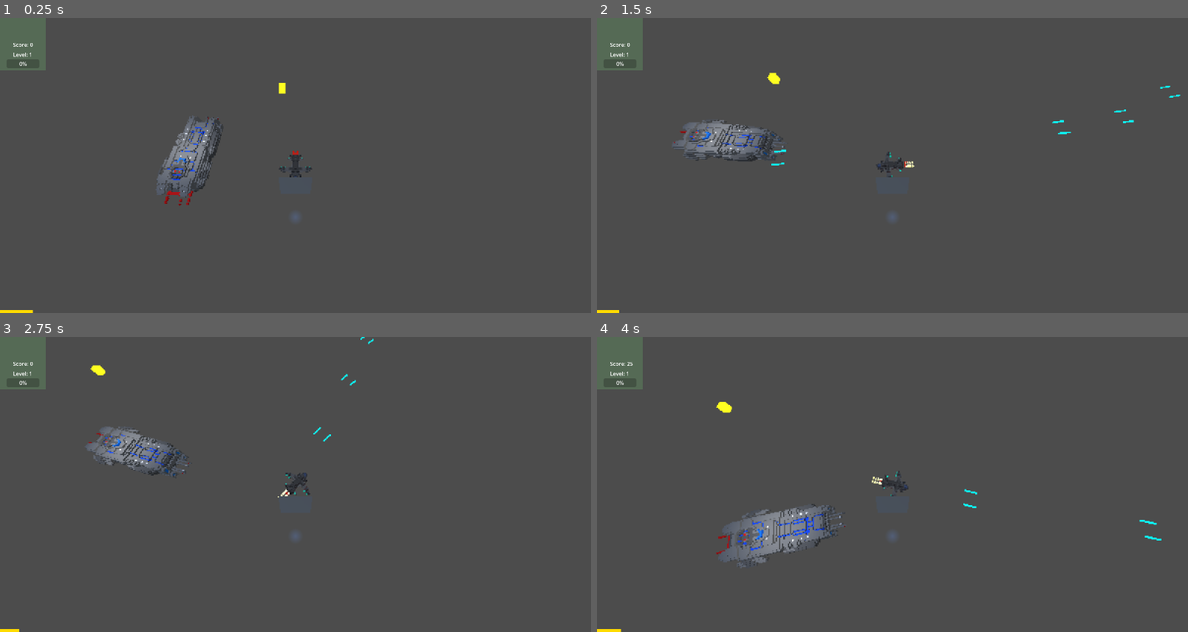
Above: before the commit, frames 1-4 (two rows, left to right).
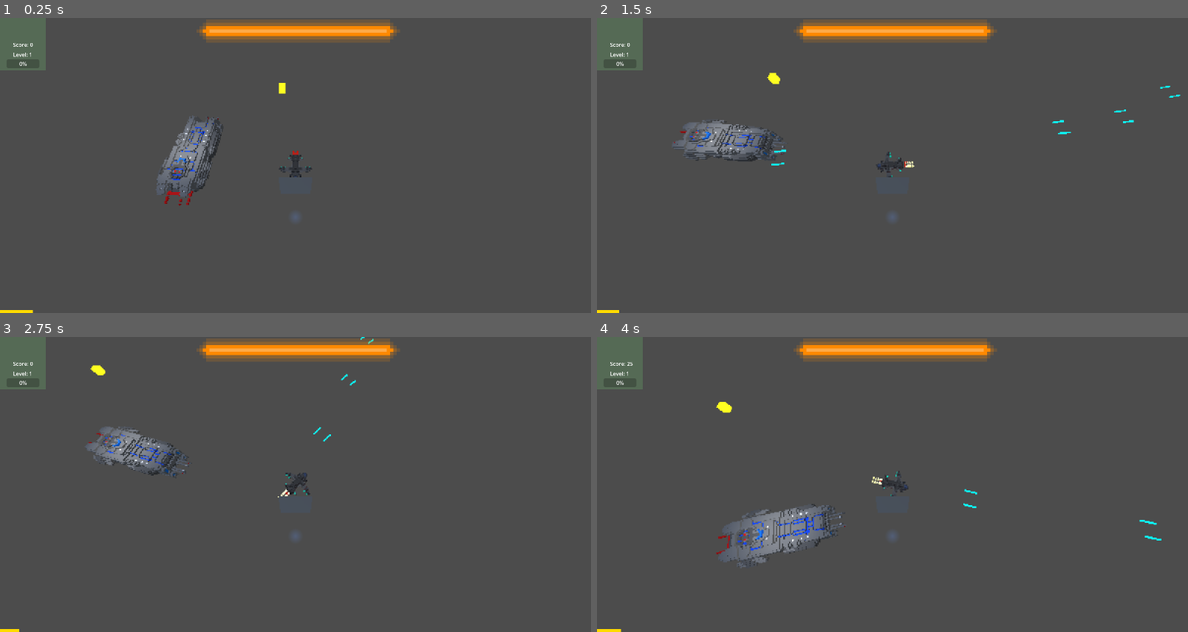
Above: after the commit, the same moments.

Repository: EvergreenSpock/Space-Survivors
Game: Godot game, scene res://Scenes/main_scene.tscn
Same seed, same stepped clock (60 frames per second), same inputs: the game is played once before the commit and once after it. A sky picture missing from this copy of the repository is replaced by a grey-blue gradient.
Inputs (mouse positions are in pixels of both pictures, inside the frame that each line leads up to):
- Up to frame 1 (0.25 s): no input
- Up to frame 2 (1.5 s): tap Enter (interact) at 0.5, 1.35 s; move the mouse to (1022, 150) at 0.52 s; hold Right (move_right) 0.53-1.28 s; hold Shift (boost) 0.53-1.28 s; move the mouse to (774, 180) at 1.27 s; hold S (move_back) from 1.28 s (still down)
- Up to frame 3 (2.75 s): move the mouse to (354, 419) at 2.02 s; release S (move_back) at 2.03 s; hold Right (move_right) from 2.03 s (still down); hold Shift (boost) from 2.03 s (still down)
- Up to frame 4 (4 s): move the mouse to (862, 543) at 2.77 s; release Right (move_right) at 2.78 s; release Shift (boost) at 2.78 s; hold W (move_forward) 2.78-3.53 s; tap Enter (interact) at 2.85 s; move the mouse to (1069, 528) at 3.52 s; hold Left (move_left) from 3.53 s (still down); hold Shift (boost) from 3.53 s (still down)

The runs differ from the first frame. In frame 1, 2.5% of the frame differs, in the area x 33-68%, y 0-9%; in frame 2, 2.5%; in frame 3, 2.5%; in frame 4, 2.5%.

Commit message:
Broken Health Bar Commit

Diff:
--- /dev/null
+++ b/Scenes/HealthBar.tscn
@@ -0,0 +1,24 @@
+[gd_scene load_steps=3 format=3 uid="uid://ddsy61x2i4153"]
+
+[ext_resource type="Texture2D" uid="uid://dg3nn16o1g2gn" path="res://bars/HP Bar.png" id="1_25q3q"]
+[ext_resource type="Texture2D" uid="uid://cihxboleilr3t" path="res://bars/HP Border.png" id="2_2s5sm"]
+
+[node name="HealthBar" type="Control"]
+layout_mode = 3
+anchors_preset = 5
+anchor_left = 0.5
+anchor_right = 0.5
+offset_left = -2.0
+offset_right = 2.0
+offset_bottom = 4.0
+grow_horizontal = 2
+
+[node name="HpBar" type="Sprite2D" parent="."]
+position = Vector2(0, 65)
+scale = Vector2(10, 10)
+texture = ExtResource("1_25q3q")
+
+[node name="HpBorder" type="Sprite2D" parent="."]
+position = Vector2(0, 65)
+scale = Vector2(10, 10)
+texture = ExtResource("2_2s5sm")
--- a/Scenes/enemy_spawner.gd
+++ b/Scenes/enemy_spawner.gd
@@ -53,4 +53,4 @@
 	enemy_container.add_child(enemy)
 	current_enemies.append(enemy)
 	#enemy.global_position = spawn_position
-	print("Enemy initial position (pre-add): ", spawn_position)
+	#print("Enemy initial position (pre-add): ", spawn_position)
--- /dev/null
+++ b/Scenes/health_bar.gd
@@ -0,0 +1,19 @@
+extends Control
+
+@onready var hp_bar = $HpBar
+@onready var player = $"../.."
+@onready var set_hp_bar_length = false
+# Called when the node enters the scene tree for the first time.
+func _ready() -> void:
+	pass
+
+
+# Called every frame. 'delta' is the elapsed time since the previous frame.
+func _process(delta: float) -> void:
+	pass
+
+
+func _on_player_health_depleted(max_health, remaining) -> void:
+	var ratio := float(remaining) / float(max_health)
+	hp_bar.scale.x = 10.0 * ratio
+	print("Updated HP bar scale:", hp_bar.scale.x)
--- /dev/null
+++ b/Scenes/hp_bar.gd
@@ -0,0 +1,13 @@
+extends Sprite2D
+
+@onready var hp_bar = $"."
+@onready var player = get_node("../../")
+
+# Called when the node enters the scene tree for the first time.
+func _ready() -> void:
+	pass # Replace with function body.
+
+
+# Called every frame. 'delta' is the elapsed time since the previous frame.
+func _process(delta: float) -> void:
+	hp_bar.scale.x = player.health/player.max_health
--- a/Scenes/main_scene.tscn
+++ b/Scenes/main_scene.tscn
@@ -7,6 +7,8 @@
 [ext_resource type="Script" uid="uid://crwcjkj3lujl7" path="res://Scripts/fuel_meter.gd" id="3_x6ack"]
 [ext_resource type="PackedScene" uid="uid://cgp6fcnhlaaqu" path="res://Scenes/enemy.tscn" id="5_iacmt"]
 [ext_resource type="PackedScene" uid="uid://cuaunexgikqy" path="res://Scenes/reward_screen.tscn" id="5_m1efj"]
+[ext_resource type="PackedScene" uid="uid://ddsy61x2i4153" path="res://Scenes/HealthBar.tscn" id="6_mai8y"]
+[ext_resource type="Script" uid="uid://3g7smaxen4l7" path="res://Scenes/health_bar.gd" id="7_76v2p"]
 [ext_resource type="PackedScene" uid="uid://cll7f8v3dpl34" path="res://Scenes/xp_orb.tscn" id="7_maf8m"]
 [ext_resource type="Script" uid="uid://b501v7kgpx7xt" path="res://Scenes/enemy_spawner.gd" id="8_huasi"]
 
@@ -49,6 +51,9 @@
 
 [node name="RewardScreen" parent="Player/PlayerCamera" instance=ExtResource("5_m1efj")]
 
+[node name="HealthBar" parent="Player/PlayerCamera" instance=ExtResource("6_mai8y")]
+script = ExtResource("7_76v2p")
+
 [node name="MeshInstance3D" type="MeshInstance3D" parent="Player"]
 
 [node name="WorldEnvironment" type="WorldEnvironment" parent="."]
@@ -78,3 +83,5 @@
 transform = Transform3D(12.5699, 0, 0, 0, 25.3539, 0, 0, 0, 10.9565, -1000, 2, 1000)
 script = ExtResource("8_huasi")
 enemy_scene = ExtResource("5_iacmt")
+
+[connection signal="health_depleted" from="Player" to="Player/PlayerCamera/HealthBar" method="_on_player_health_depleted"]
--- a/Scenes/reward_cards.gd
+++ b/Scenes/reward_cards.gd
@@ -1,5 +1,6 @@
 extends Control
 
+# UI node references for card slots and labels
 @onready var left_card = $LeftCard
 @onready var middle_card = $MiddleCard
 @onready var right_card = $RightCard
@@ -11,9 +12,12 @@
 @onready var left_card_weapon_desc = $LeftCard/WeaponDescription
 @onready var middle_card_weapon_desc = $MiddleCard/WeaponDescription
 @onready var right_card_weapon_desc = $RightCard/WeaponDescription
+@onready var reward_screen = get_tree().get_root().get_node_or_null("Main Scene/Player/PlayerCamera/RewardScreen")
 
+# Random number generator for upgrade selection
 var rng = RandomNumberGenerator.new()
 
+# Rarity appearance and effects
 var rarities = {
 	"Common": Color("ffffff"),
 	"Uncommon": Color("55ff55"),
@@ -21,6 +25,15 @@
 	"Legendary": Color("ffcc00")
 }
 
+# Upgrade effect multipliers by rarity
+var rarity_value_multipliers = {
+	"Common": 1.0,
+	"Uncommon": 1.5,
+	"Rare": 2.0,
+	"Legendary": 3.0
+}
+
+# Weighted rarity chances
 var rarity_weights = {
 	"Common": 60,
 	"Uncommon": 25,
@@ -28,36 +41,40 @@
 	"Legendary": 3
 }
 
+# Upgrade pools by category
 var early_upgrades = [
-	{"name": "Health Upgrade", "desc": "+25 Max Health"},
-	{"name": "Fuel Capacity", "desc": "+20 Max Fuel"},
-	{"name": "Basic Weapon Damage", "desc": "+10% Bullet Damage"}
+	{"name": "Health Upgrade", "desc": "+25 Max Health", "id": "max_health_upgrade", "value": 25},
+	{"name": "Fuel Capacity", "desc": "+20 Max Fuel", "id": "max_fuel_upgrade", "value": 20},
+	{"name": "Basic Weapon Damage", "desc": "+10% Bullet Damage", "id": "start_gun_damage_percentage_upgrade", "value": 0.10}
 ]
 
 var advanced_upgrades = [
-	{"name": "Shield System", "desc": "Grants regenerating shields"},
-	{"name": "Shotgun Weapon", "desc": "Unlocks a powerful short-range weapon"},
-	{"name": "Ship Roll", "desc": "Gain evasive roll movement"}
+	{"name": "Shield System", "desc": "Grants regenerating shields", "id": "shield_upgrade_bool"},
+	{"name": "Shotgun Weapon", "desc": "Unlocks a powerful short-range weapon", "id": "shotgun_upgrade_bool"},
+	{"name": "Ship Roll", "desc": "Gain evasive roll movement", "id": "evasive_upgrade_bool"}
 ]
 
 var shotgun_upgrades = [
-	{"name": "Shotgun Fire-Rate", "desc": "Increases shotgun fire rate"},
-	{"name": "Shotgun Damage", "desc": "+20% Shotgun Damage"},
-	{"name": "Shotgun Bullet Speed", "desc": "Faster shotgun bullets"}
+	{"name": "Shotgun Fire-Rate", "desc": "Increases shotgun fire rate", "id": "shotgun_fire_rate_upgrade", "value": 0.15},
+	{"name": "Shotgun Damage", "desc": "+20% Shotgun Damage", "id": "shotgun_damage_percentage_upgrade", "value": 0.2},
+	{"name": "Shotgun Bullet Speed", "desc": "Faster shotgun bullets", "id": "shotgun_bullet_speed_upgrade", "value": 1}
 ]
 
 var ship_roll_upgrades = [
-	{"name": "Roll Cooldown Reduction", "desc": "Roll more frequently"},
-	{"name": "Roll Burst Effect", "desc": "Explosion after roll"}
+	{"name": "Roll Cooldown Reduction", "desc": "Roll more frequently", "id": "roll_cooldown_reduction", "value": 0.2},
+	{"name": "Roll Burst Effect", "desc": "Explosion after roll", "id": "explosive_roll_burst_bool_upgrade"}
 ]
 
 var shield_upgrades = [
-	{"name": "Shield Strength", "desc": "+25% Shield Capacity"},
-	{"name": "Shield Recharge Rate", "desc": "Faster shield recharge"}
+	{"name": "Shield Strength", "desc": "+25% Shield Capacity", "id": "max_shield_percentage_upgrade", "value": 0.25},
+	{"name": "Shield Recharge Rate", "desc": "Faster shield recharge", "id": "faster_shield_regen_cooldown_upgrade", "value": 1}
 ]
 
+# Internal tracking for card content and chosen upgrades
 var card_slots = []
+var selected_upgrades = []
 
+# Initialize the card slots after one frame
 func _ready() -> void:
 	rng.randomize()
 	await get_tree().process_frame
@@ -67,55 +84,96 @@
 		{"title": right_card_weapon_title, "desc": right_card_weapon_desc, "node": right_card}
 	]
 
+# When reward screen is shown, populate options
 func _on_reward_screen_visibility_changed() -> void:
 	_populate_cards()
 
+# Core logic to populate 3 upgrade cards
 func _populate_cards():
 	if card_slots.size() < 3:
-		push_error("Card slots not initialized yet!")
+		#push_error("Card slots not initialized yet!")
 		return
 
+	selected_upgrades.clear()
+
 	for i in range(3):
-		var upgrade = get_random_upgrade(Global.player_level)
+		var base_upgrade = get_random_upgrade(Global.player_level)
 		var rarity_key = get_weighted_rarity()
 		var rarity_color = rarities[rarity_key]
+		var multiplier = rarity_value_multipliers.get(rarity_key, 1.0)
 
-		if card_slots[i]["title"] != null:
-			card_slots[i]["title"].text = "%s: %s" % [rarity_key, upgrade["name"]]
-		if card_slots[i]["desc"] != null:
-			card_slots[i]["desc"].text = upgrade["desc"]
-		if card_slots[i]["node"] != null:
-			card_slots[i]["node"].modulate = rarity_color
+		var upgrade = base_upgrade.duplicate()
+		upgrade["rarity"] = rarity_key
 
+		if upgrade.has("value"):
+			var scaled_value
+			if typeof(upgrade["value"]) == TYPE_INT:
+				scaled_value = int(upgrade["value"] * multiplier)
+			else:
+				scaled_value = float(upgrade["value"] * multiplier)
+			upgrade["value"] = scaled_value
+
+			if upgrade["id"] == "start_gun_damage_percentage_upgrade" or upgrade["id"] == "shotgun_damage_percentage_upgrade":
+				upgrade["desc"] = "+%s%% %s" % [int(scaled_value * 100), upgrade["name"]]
+			elif upgrade["id"] in ["max_health_upgrade", "max_fuel_upgrade"]:
+				upgrade["desc"] = "+%s %s" % [scaled_value, upgrade["name"]]
+			else:
+				upgrade["desc"] = "%s" % upgrade["desc"]
+		else:
+			upgrade["desc"] = "%s" % upgrade["desc"]
+
+		card_slots[i]["title"].text = "%s: %s" % [rarity_key, upgrade["name"]]
+		card_slots[i]["desc"].text = upgrade["desc"]
+		card_slots[i]["node"].modulate = rarity_color
+
+		selected_upgrades.append(upgrade)
+
+# Apply selected upgrade to player state
+func apply_upgrade(index: int):
+	if index < 0 or index >= selected_upgrades.size():
+		return
+
+	var upgrade = selected_upgrades[index]
+	if upgrade.has("value"):
+		Global.set(upgrade["id"], Global.get(upgrade["id"]) + upgrade["value"])
+		print(Global.get(upgrade["id"]))
+	else:
+		Global.set(upgrade["id"], true)
+
+# Select a random upgrade from the pool based on player level
 func get_random_upgrade(level: int) -> Dictionary:
 	var available_upgrades = early_upgrades.duplicate()
-
 	if level >= 3:
 		available_upgrades += advanced_upgrades
 	if level >= 4:
 		available_upgrades += shotgun_upgrades + shield_upgrades + ship_roll_upgrades
-
 	return available_upgrades[rng.randi_range(0, available_upgrades.size() - 1)]
 
+# Choose a rarity using weights
 func get_weighted_rarity() -> String:
 	var total_weight = 0
 	for weight in rarity_weights.values():
 		total_weight += weight
-
 	var roll = rng.randi_range(1, total_weight)
 	var cumulative = 0
 	for rarity in rarity_weights.keys():
 		cumulative += rarity_weights[rarity]
 		if roll <= cumulative:
 			return rarity
-
 	return "Common"
 
+# Card selection handlers - apply only the selected upgrade
 func _on_middle_card_select_pressed() -> void:
-	print(middle_card_weapon_title.text)
+	apply_upgrade(1)
+	get_tree().paused = false
+	reward_screen.hide()
 
 func _on_left_card_select_pressed() -> void:
-	print(left_card_weapon_title.text)
+	apply_upgrade(0)
+	get_tree().paused = false
+	reward_screen.hide()
 
 func _on_right_card_select_pressed() -> void:
-	print(right_card_weapon_title.text)
+	apply_upgrade(2)
+	get_tree().paused = false
+	reward_screen.hide()
--- a/Scenes/reward_screen.tscn
+++ b/Scenes/reward_screen.tscn
@@ -56,6 +56,7 @@
 
 [node name="WeaponDescription" type="Label" parent="RewardCards/LeftCard"]
 custom_minimum_size = Vector2(390, 300)
+layout_mode = 0
 offset_left = 5.0
 offset_top = 290.0
 offset_right = 395.0
@@ -76,11 +77,13 @@
 
 [node name="MiddleCardSelect" type="Button" parent="RewardCards/MiddleCard"]
 custom_minimum_size = Vector2(400, 600)
+layout_mode = 0
 offset_right = 400.0
 offset_bottom = 600.0
 
 [node name="WeaponTitle" type="Label" parent="RewardCards/MiddleCard"]
 custom_minimum_size = Vector2(200, 100)
+layout_mode = 0
 offset_left = 100.0
 offset_top = 150.0
 offset_right = 300.0
@@ -113,11 +116,13 @@
 
 [node name="RightCardSelect" type="Button" parent="RewardCards/RightCard"]
 custom_minimum_size = Vector2(400, 600)
+layout_mode = 0
 offset_right = 400.0
 offset_bottom = 600.0
 
 [node name="WeaponTitle" type="Label" parent="RewardCards/RightCard"]
 custom_minimum_size = Vector2(200, 100)
+layout_mode = 0
 offset_left = 100.0
 offset_top = 150.0
 offset_right = 309.0
@@ -129,6 +134,7 @@
 
 [node name="WeaponDescription" type="Label" parent="RewardCards/RightCard"]
 custom_minimum_size = Vector2(390, 300)
+layout_mode = 0
 offset_left = 5.0
 offset_top = 290.0
 offset_right = 395.0
--- a/Scripts/enemy.gd
+++ b/Scripts/enemy.gd
@@ -14,7 +14,7 @@
 
 func _ready() -> void:
 	xp_orb_scene = preload("res://Scenes/xp_orb.tscn")
-	print("Enemy ready at: ", global_position)
+	#print("Enemy ready at: ", global_position)
 
 func ai_get_direction():
 	if not is_instance_valid(player):
--- a/Scripts/player.gd
+++ b/Scripts/player.gd
@@ -33,13 +33,15 @@
 @onready var gunBarrel = $"Pivot/Pew Pew/RayCast3D"
 @onready var gunBarrel2 = $"Pivot/Pew Pew 2/RayCast3D"
 
+signal health_depleted(max_health, remaining)
+
 # The last movement or aim direction input by the player
 
 func _ready():
 	leftBoostTrail = get_node("Pivot/ShipMesh/LeftEngineBoostTrail")
 	rightBoostTrail = get_node("Pivot/ShipMesh/RightEngineBoostTrail")
 	$PlayerCamera/InGameUI/Retry.hide()
-	max_health = 150 + Global.max_health_upgrade
+	max_health = 150 #+ Global.max_health_upgrade
 	health = 150
 	shield = 75
 
@@ -122,6 +124,27 @@
 	$".".hide()
 	#await get_tree().create_timer(1).timeout
 	#queue_free()
+
+func apply_damage(amount: int) -> void:
+	var remaining := amount
+	health_depleted.emit(max_health, remaining)
+	# Shields absorb first
+	if shield > 0:
+		remaining = max(0, amount - shield)
+		shield = max(shield - amount, 0)
+
+	# Health takes remaining
+	if remaining > 0:
+		health = max(health - remaining, 0)
+
+	# Visual feedback always
+	flash_damage()
+	print("Ship took ", amount, " damage! Remaining health: ", health)
+	emit_stats()
+		# Now check death
+	if health == 0:
+		death()
+
 func look_at_cursor():
 	var raycast_length = 1000
 	var viewport := $PlayerCamera/SubViewportContainer/SubViewport
--- a/Scripts/ship.gd
+++ b/Scripts/ship.gd
@@ -10,8 +10,8 @@
 @onready var hitflashanim: AnimationPlayer = get_node_or_null("Pivot/ShipMesh/hitflashanim") \
 	if get_node_or_null("Pivot/ShipMesh/hitflashanim") != null else get_node_or_null("ShipMesh/hitflashanim")
 
-var health := max_health
-var shield := max_shield
+@export var health := max_health
+@export var shield := max_shield
 
 signal stats_changed(current_health: int, max_health: int, current_shield: int, max_shield: int)
 
Not shown, added: Scenes/health_bar.gd.uid
Not shown, added: Scenes/hp_bar.gd.uid
Not shown: 1 places in Scenes/main_scene.tscn that only renumber resources
Binary file added: bars/HP Bar.png
Not shown, added: bars/HP Bar.png.import
Binary file added: bars/HP Border.png
Not shown, added: bars/HP Border.png.import
Binary file added: bars/Shield bar.png
Not shown, added: bars/Shield bar.png.import
Binary file added: bars/XP Bar.png
Not shown, added: bars/XP Bar.png.import
Binary file added: bars/XP Border.png
(and 1 more such lines)
